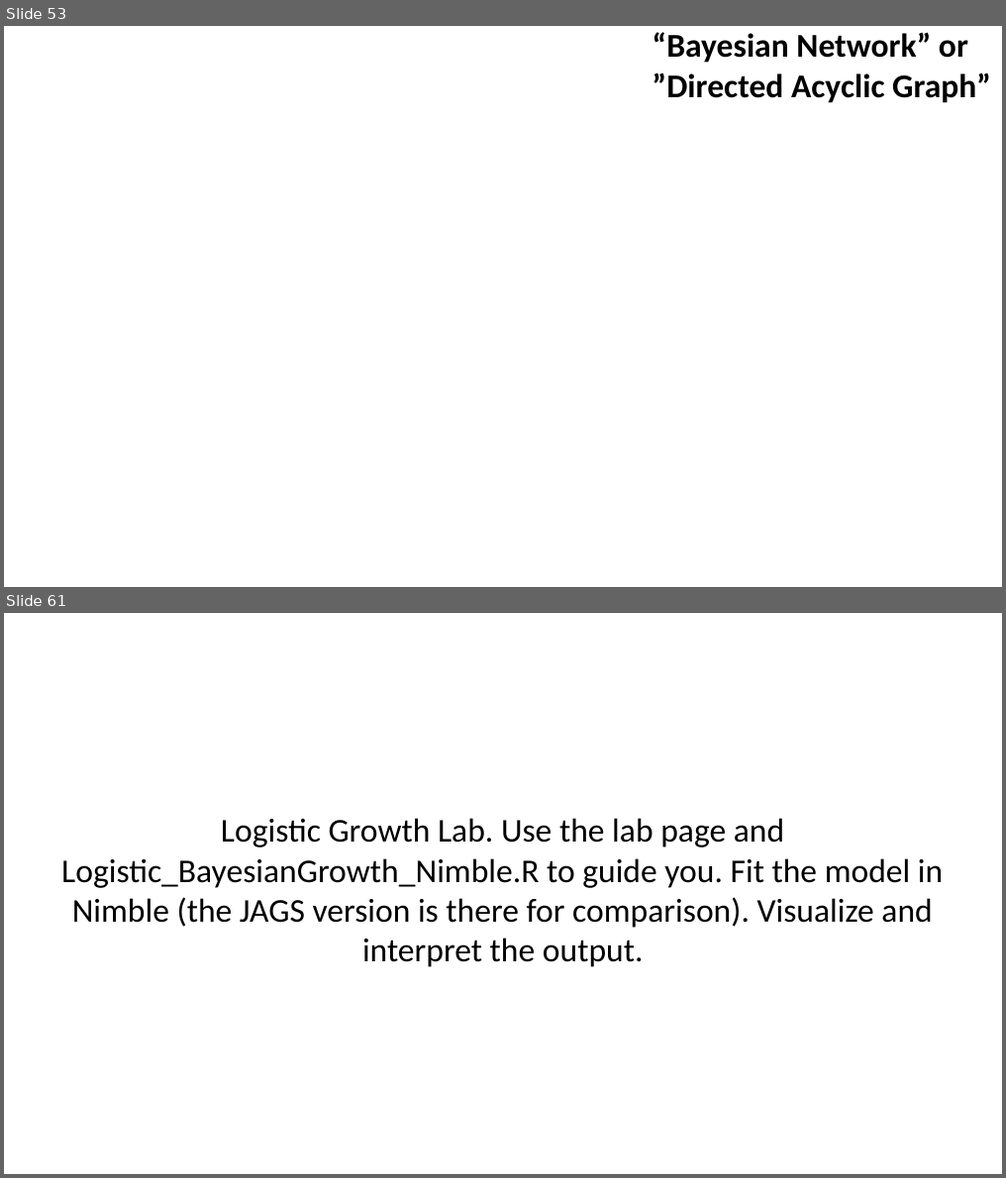
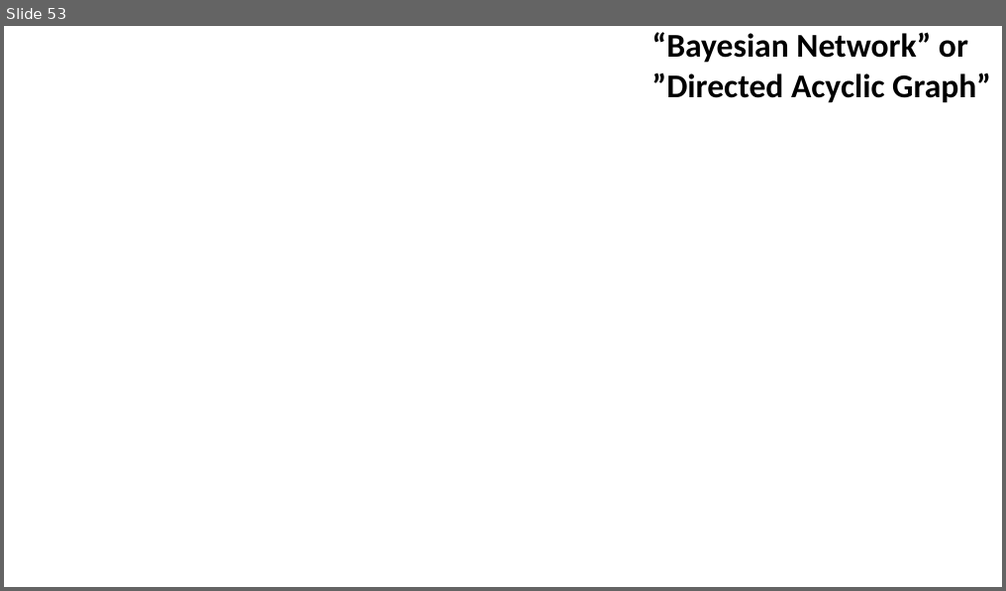
Before and after one commit to taaltree/FW536, a slide deck: Day4_Likelihood_BayesI/FW536_Day4_Afternoon_BayesI.pptx. Shown one above the other, each under a label of ours: slides 53 and 61 before the commit, slide 53 after it; the slides between them are not shown. The pictures are 1006x1178 and 1006x591 pixels, drawn with LibreOffice and Linux fonts; fonts in the diff are those of the drawing; background and template pictures are left out. Boxes give left, top, right and bottom in pixels: in the first picture for what was removed or moved away, otherwise in the second. Text is boxed around its words. In the diff, an @@ line names an element or a change of style, - is before the commit and + after.

```diff
--- a/Day4_Likelihood_BayesI/FW536_Day4_Afternoon_BayesI.pptx
+++ b/Day4_Likelihood_BayesI/FW536_Day4_Afternoon_BayesI.pptx
@@ slide 61 removed at (4, 613, 1002, 1174), background #FFFFFF @@
@@ text removed at (61, 818, 943, 967) @@
-Logistic Growth Lab. Use the lab page and Logistic_BayesianGrowth_Nimble.R to guide you. Fit the model in Nimble (the JAGS version is there for comparison). Visualize and interpret the output.
```
Also in this commit, not shown: 6 slides changed, 5 other slides removed, 3 other files.
